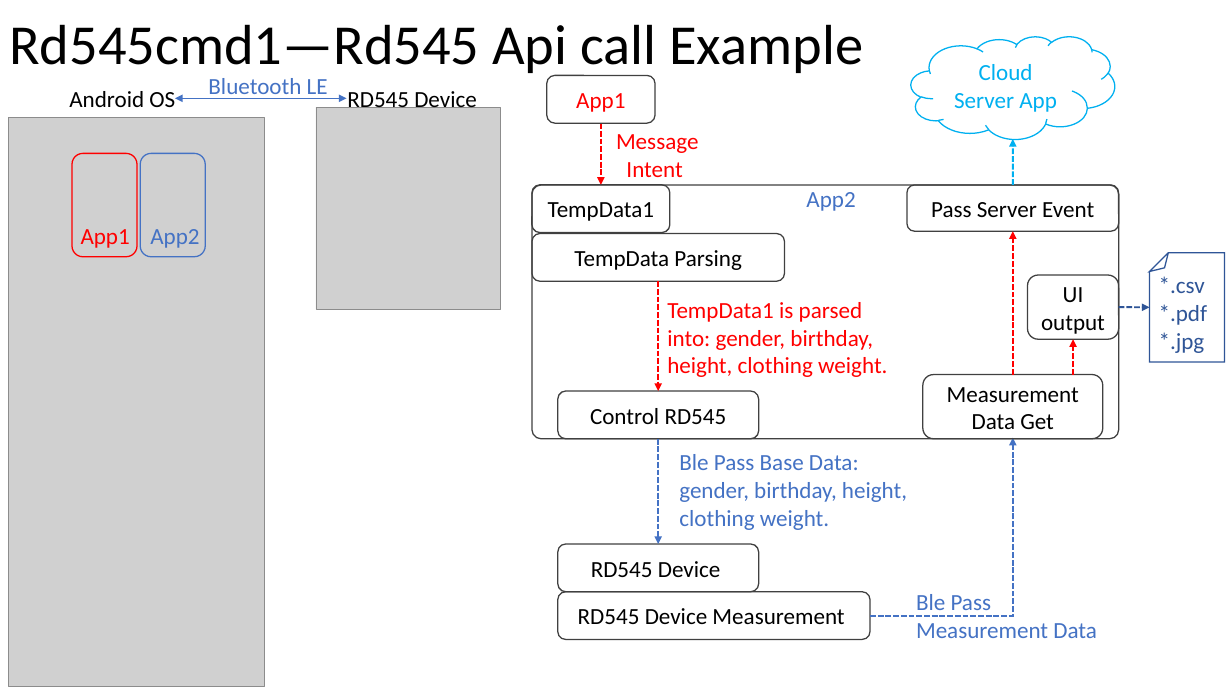
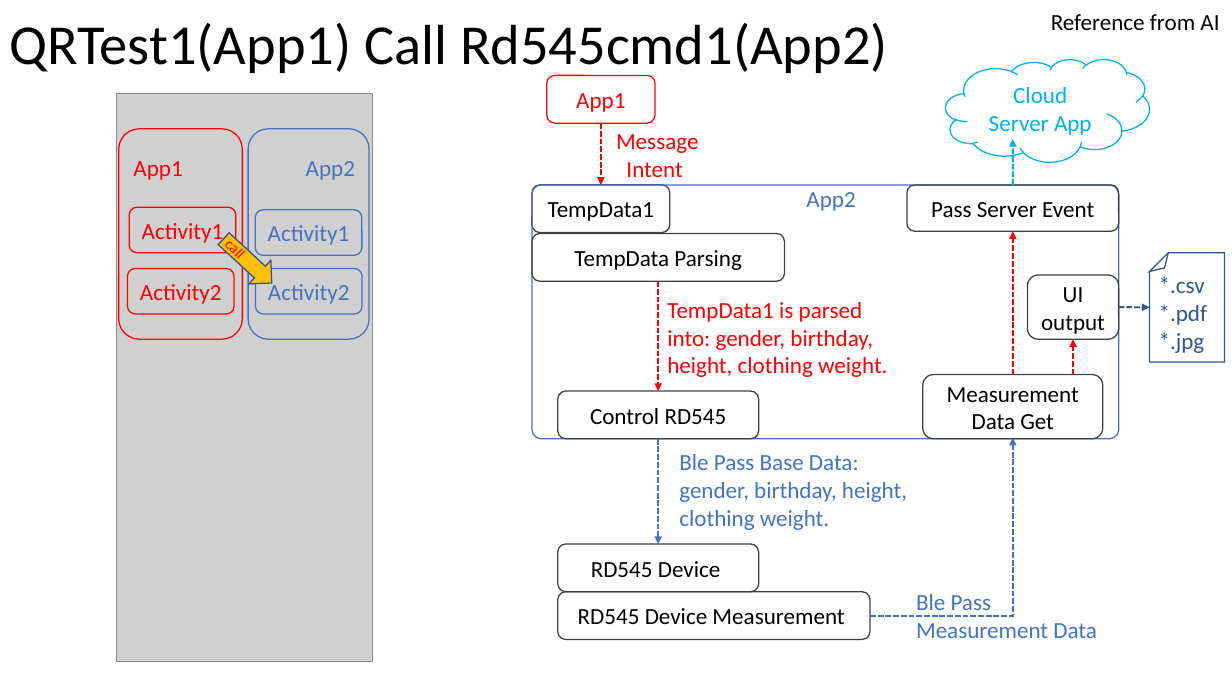
Before and after one commit to Chen-Wi-Ki/QRcode_RD545_System, a slide deck: slide 5 of Teach.pptx (slide 4 before the commit). Drawn at 1232x693 pixels with LibreOffice and Linux fonts; fonts in the diff are those of the drawing; grey boxes stand for pictures. Boxes give left, top, right and bottom in pixels: in the first picture for what was removed or moved away, otherwise in the second. Text is boxed around its words. In the diff, an @@ line names an element or a change of style, - is before the commit and + after.

```diff
--- a/Teach.pptx
+++ b/Teach.pptx
@@ title at (9,23,888,78): text changed @@
-Rd545cmd1—Rd545 Api call Example
+QRTest1(App1) Call Rd545cmd1(App2)
@@ text added at (1051,14,1219,30), 18 pt, text #000000 @@
+Reference from AI
@@ cloud "Cloud Server App": place and size @@
-cloud "Cloud Server App" at (911,36,1116,139)
+cloud "Cloud Server App" at (945,59,1150,162)
@@ text removed at (208,78,328,99) @@
-Bluetooth LE
@@ rounded rectangle "App1" at (547,76,655,124): outline #404040 1 pt to #FF0000 1 pt @@
@@ text removed at (69,91,477,113) @@
-Android OS RD545 Device
@@ picture: place and size @@
-picture at (9,118,265,687)
+picture at (116,93,372,662)
@@ double arrow removed from (175, 98) to (347, 98) @@
@@ picture removed at (316,107,501,309) @@
@@ text "App1": place and size @@
-text "App1" at (81,229,130,248)
+text "App1" at (133,161,182,180)
@@ rounded rectangle: place and size @@
-rounded rectangle at (72,153,137,257)
+rounded rectangle at (118,128,242,339)
@@ rounded rectangle: place and size @@
-rounded rectangle at (140,153,205,257)
+rounded rectangle at (249,128,370,339)
@@ text "App2": place and size @@
-text "App2" at (150,229,199,248)
+text "App2" at (306,161,355,180)
@@ rounded rectangle added at (129,207,236,252), outline #FF0000 1 pt, 18 pt, text #FF0000 @@
+Activity1
@@ rounded rectangle at (532,185,1119,439): outline #404040 1 pt to #4472C4 1 pt @@
@@ text added at (212,224,269,282), 12 pt, text #FF0000 @@
+call
@@ down arrow added at (213,227,283,295), fill #FFC000, outline #325491 1 pt @@
@@ rounded rectangle added at (255,210,361,255), outline #4472C4 1 pt, 18 pt, text #4472C4 @@
+Activity1
@@ rounded rectangle added at (128,269,234,314), outline #FF0000 1 pt, 18 pt, text #FF0000 @@
+Activity2
@@ rounded rectangle added at (255,269,361,314), outline #4472C4 1 pt, 18 pt, text #4472C4 @@
+Activity2
```
Also in this commit, not shown: 2 other slides changed, 1 slide added, 2 other files.
